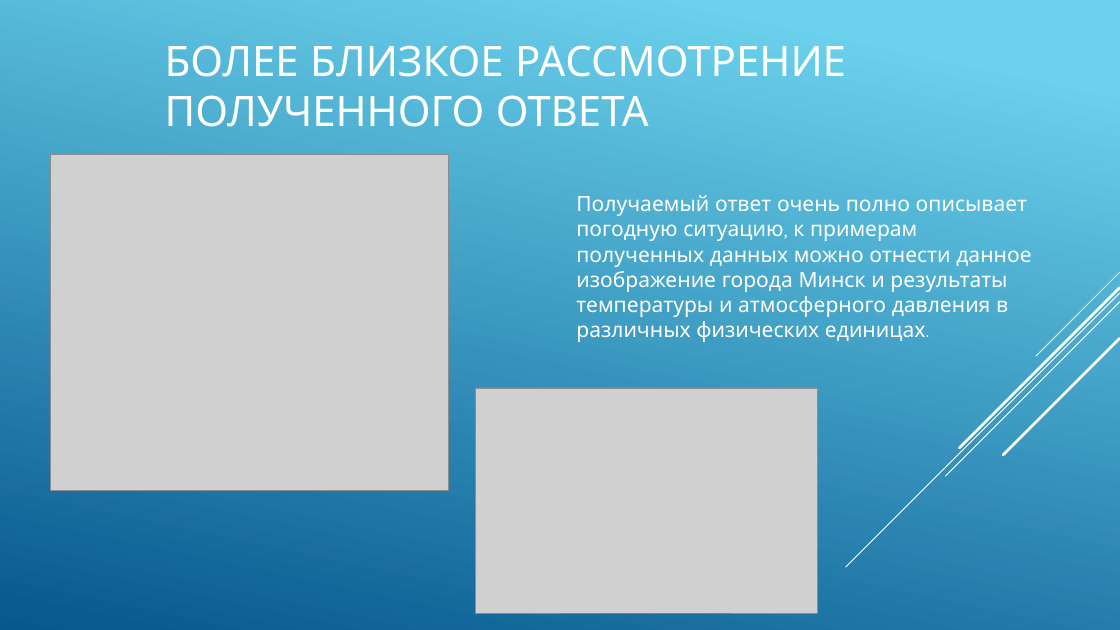
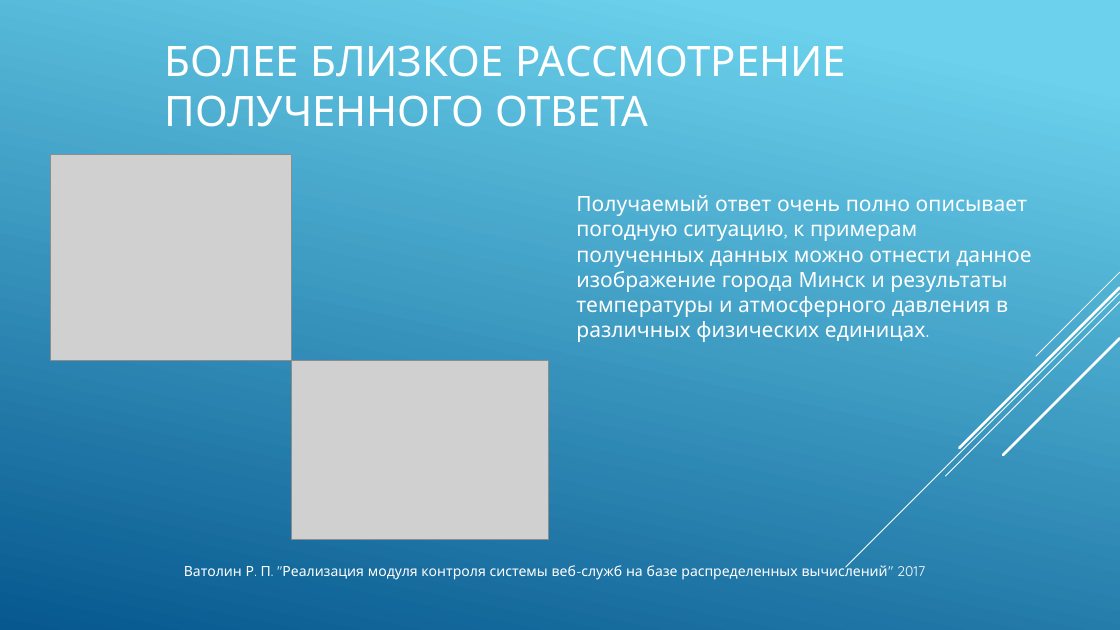
Before and after one commit to vatolinrp/weather-analyzer, a slide deck: slide 6 of docs/VatolinRP.pptx (slide 5 before the commit). Drawn at 1120x630 pixels with LibreOffice and Linux fonts; fonts in the diff are those of the drawing; grey boxes stand for pictures. Boxes give left, top, right and bottom in pixels: in the first picture for what was removed or moved away, otherwise in the second. Text is boxed around its words. In the diff, an @@ line names an element or a change of style, - is before the commit and + after.

```diff
--- a/docs/VatolinRP.pptx
+++ b/docs/VatolinRP.pptx
@@ picture: place and size @@
-picture at box(51, 154, 449, 490)
+picture at box(51, 154, 292, 360)
@@ picture: place and size @@
-picture at box(476, 388, 818, 613)
+picture at box(292, 360, 548, 539)
@@ text added at box(184, 563, 925, 580), 12 pt, text #FFFFFF @@
+Ватолин Р. П. "Реализация модуля контроля системы веб-служб на базе распределенных вычислений" 2017
```
Also in this commit, not shown: 10 other slides changed, 2 slides added, 2 slides removed, 6 other files.
